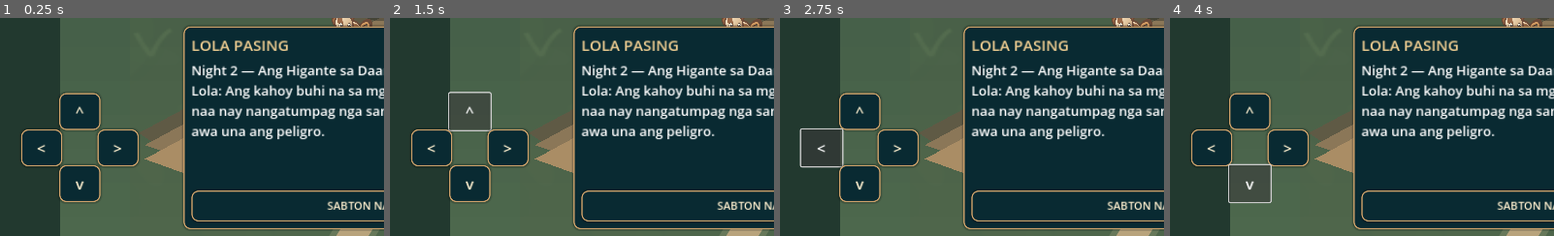
Above: before the commit, frames 1-4 (left to right).
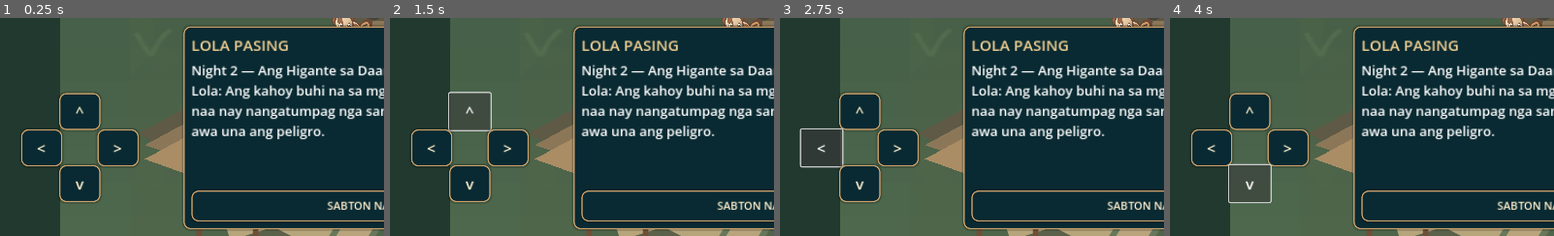
Above: after the commit, the same moments.

Repository: LokiJ07/Tabi-tabi
Game: Godot game, scene res://scenes/night02.tscn
Two runs of this game, one before a commit and one after it. Both use one fixed random seed, a clock stepped at 60 frames per second and the inputs below. This scene is started directly instead of the project's main scene.
Inputs:
- Up to frame 1 (0.25 s): no input
- Up to frame 2 (1.5 s): click "INTERACT" at 0.5 s; click "^" at 1.25 s
- Up to frame 3 (2.75 s): click "<" at 2 s
- Up to frame 4 (4 s): click ">" at 2.75 s; click "v" at 3.5 s
The pictures show only the part of the screen within x 0-50%, y 50-100%; the shares and areas given below are measured in that part.

The runs differ from the first frame. In frame 1, 0.7% of the frame differs, in the area x 51-87%, y 96-100%; in frame 2, 0.7%; in frame 3, 0.7%; in frame 4, 0.7%.

Commit message:
feat(world): continuous Kapre-to-Barrio trail with walkable return boundary and shared story progress

Diff:
--- a/scripts/night02_main.gd
+++ b/scripts/night02_main.gd
@@ -9,6 +9,7 @@
 const Night1Save = preload("res://scripts/core/save_service.gd")
 const Preferences = preload("res://scripts/core/preferences.gd")
 const Night02Ambience = preload("res://scripts/audio/night02_ambience.gd")
+const ConnectedWorld = preload("res://scripts/core/connected_world.gd")
 const MANGO: Texture2D = preload("res://assets/night02/old_mango_tree.svg")
 const KAPRE: Texture2D = preload("res://assets/night02/kapre.svg")
 const BARRIER: Texture2D = preload("res://assets/night02/closed_path_barrier.svg")
@@ -87,6 +88,7 @@
 var particle_phase := 0.0
 var last_target := ""
 var movement_enabled := true
+var travel_in_progress := false
 
 func _ready() -> void:
 	name = "TabiTabiNight2"
@@ -96,6 +98,11 @@
 		story.night1_outcome = previous.outcome
 	Save.read(story) # Distinct save, never rewrites Night 1.
 	player_pos = story.player_position
+	# One world: walk into the Kapre region from the Barrio Lawom trail.
+	var arrived: Dictionary = ConnectedWorld.consume_arrival("old_mango")
+	if str(arrived.get("from", "")) == "barrio_lawom":
+		player_pos = ConnectedWorld.ARRIVAL_MANGO
+		print("TABI_WORLD_ARRIVAL_MANGO_FROM_BARRIO")
 	dog_pos = player_pos + Vector2(-52, 31)
 	camera = Camera2D.new()
 	camera.name = "Night2IsometricCamera"
@@ -142,6 +149,8 @@
 			player_pos = TREE + tree_offset.normalized() * 70 if tree_offset.length() > .01 else TREE + Vector2(-70, 0)
 		dog_pos = dog_pos.lerp(player_pos + Vector2(-48, 27), clampf(delta * 2.9, 0.0, 1.0))
 	camera.position = player_pos
+	if not travel_in_progress and player_pos.distance_to(ConnectedWorld.TRAIL_MANGO) < 53.0:
+		_return_to_barrio()
 	var sheltered := player_pos.distance_to(OBSERVATION) < 125
 	var closed_zone: bool = player_pos.distance_to(TREE) < 115.0 and story.phase < 3
 	# Reading/dialogue, options and the chapter outcome are fully paused.
@@ -221,6 +230,11 @@
 		var x := -830 + float(i) * 116
 		var y := 347 - float(i) * 64
 		draw_line(Vector2(x, y), Vector2(x + 48, y - 26), Color(.90,.74,.54,.32), 2.0)
+	# Real walkable path linking the existing refuge detour to Barrio Lawom.
+	_polyline([Vector2(-765, 485), Vector2(-685, 460), Vector2(-570, 520),
+		Vector2(-420, 280)], Color("#5c624a"), 69)
+	_polyline([Vector2(-765, 485), Vector2(-685, 460), Vector2(-570, 520),
+		Vector2(-420, 280)], Color("#b6a47b"), 45)
 	# The former shelter line marks the re-routed safe path, turning away
 	# from the giant tree, rather than a flat danger-zone sticker.
 	_polyline([Vector2(-570,520),Vector2(-420,280),Vector2(-440,70),Vector2(-650,-280)], Color("#67785a"), 64)
@@ -230,6 +244,13 @@
 		var y := -580.0 + float((i * 193) % 1170)
 		if Vector2(x,y).distance_to(TREE) > 230:
 			draw_texture_rect(HIBISCUS, Rect2(x-34, y-41, 74, 62), false, Color("#a1bd94"))
+	# The boundary crossing is part of the illustrated world, not a menu.
+	var trail_marker: Vector2 = ConnectedWorld.TRAIL_MANGO
+	draw_line(trail_marker+Vector2(-45,-24),trail_marker+Vector2(-45,46),Color("#6f5037"),8.0,true)
+	draw_line(trail_marker+Vector2(48,-24),trail_marker+Vector2(48,46),Color("#6f5037"),8.0,true)
+	_polygon([trail_marker+Vector2(-67,-54),trail_marker+Vector2(69,-54),
+		trail_marker+Vector2(69,-15),trail_marker+Vector2(-67,-15)],Color("#bf9f6d"))
+	draw_line(trail_marker+Vector2(-67,-54),trail_marker+Vector2(69,-54),Color("#e5c98e"),4)
 	# A recognizable village refuge, and Mara's school with its own facade.
 	_building_at(Vector2(-600, -445), SCHOOL, "MARA • SCHOOL")
 	_building_at(Vector2(-610, 410), HOUSE, "SAFE SHELTER")
@@ -359,6 +380,9 @@
 func _draw_world_labels() -> void:
 	var font := ThemeDB.fallback_font
 	draw_string(font,TREE+Vector2(-173,105),"OLD MANGO • KEEP DISTANCE",HORIZONTAL_ALIGNMENT_LEFT,420,21,Color("#e6d8b2"))
+	var trail: Vector2 = ConnectedWorld.TRAIL_MANGO
+	draw_string(font,trail+Vector2(-145,76),"← BARRIO LAWOM • TRAIL",
+		HORIZONTAL_ALIGNMENT_LEFT,350,24,Color("#ffe0a4"))
 	if story.phase == 2:
 		draw_string(font,OBSERVATION+Vector2(-138,100),"SAFE LOOKOUT • HOLD OBSERVE",HORIZONTAL_ALIGNMENT_LEFT,360,19,Color("#ffe1a2"))
 	if story.phase >= 1 and story.phase <= 2:
@@ -632,6 +656,8 @@
 		float(held_moves.get("down", false))-float(held_moves.get("up", false)))
 
 func _nearby() -> String:
+	if player_pos.distance_to(ConnectedWorld.TRAIL_MANGO) < ConnectedWorld.TRAVEL_RANGE_2D:
+		return "return_barrio"
 	if story.phase == 0:
 		for id in KEY_ORDER:
 			if not story.clues.has(id) and player_pos.distance_to(TARGETS[id]) < 105:
@@ -701,7 +727,9 @@
 	if near == last_target and interaction_hint.text != "":
 		return
 	last_target = near
-	if near == "":
+	if near == "return_barrio":
+		interaction_hint.text = "BARRIO LAWOM • FOLLOW TRAIL TO RETURN"
+	elif near == "":
 		interaction_hint.text = "EXPLORE • Follow the highlighted clue / safe route"
 	elif near == "observe":
 		interaction_hint.text = "SAFE LOOKOUT • HOLD OBSERVE to watch from shelter"
@@ -718,6 +746,9 @@
 	if notebook.visible or options_panel.visible or ending_panel.visible:
 		return
 	var target := _nearby()
+	if target == "return_barrio":
+		_return_to_barrio()
+		return
 	if target == "":
 		_show_dialogue("BANTAY", "Bantay sniffs the wind. Move closer to the highlighted clue or safe route marker.", [{"label":"CONTINUE", "action":"close"}])
 		return
@@ -889,7 +920,27 @@
 
 func _auto_save() -> bool:
 	story.player_position = player_pos
-	return Save.write(story)
+	var saved := Save.write(story)
+	if saved and story.outcome != "":
+		ConnectedWorld.note_outcome(2, story.outcome)
+	return saved
+
+
+func _return_to_barrio() -> void:
+	if travel_in_progress:
+		return
+	if not _auto_save():
+		save_error.popup_centered(Vector2i(610, 190))
+		return
+	if not ConnectedWorld.begin_travel("old_mango", "barrio_lawom", story.night1_outcome):
+		save_error.popup_centered(Vector2i(610, 190))
+		return
+	travel_in_progress = true
+	observe_held = false
+	motion = Vector2.ZERO
+	held_moves.clear()
+	print("TABI_WORLD_TRAVEL_MANGO_TO_BARRIO")
+	get_tree().change_scene_to_file(ConnectedWorld.scene_for("barrio_lawom"))
 
 func _save_and_notify() -> void:
 	if _auto_save():
